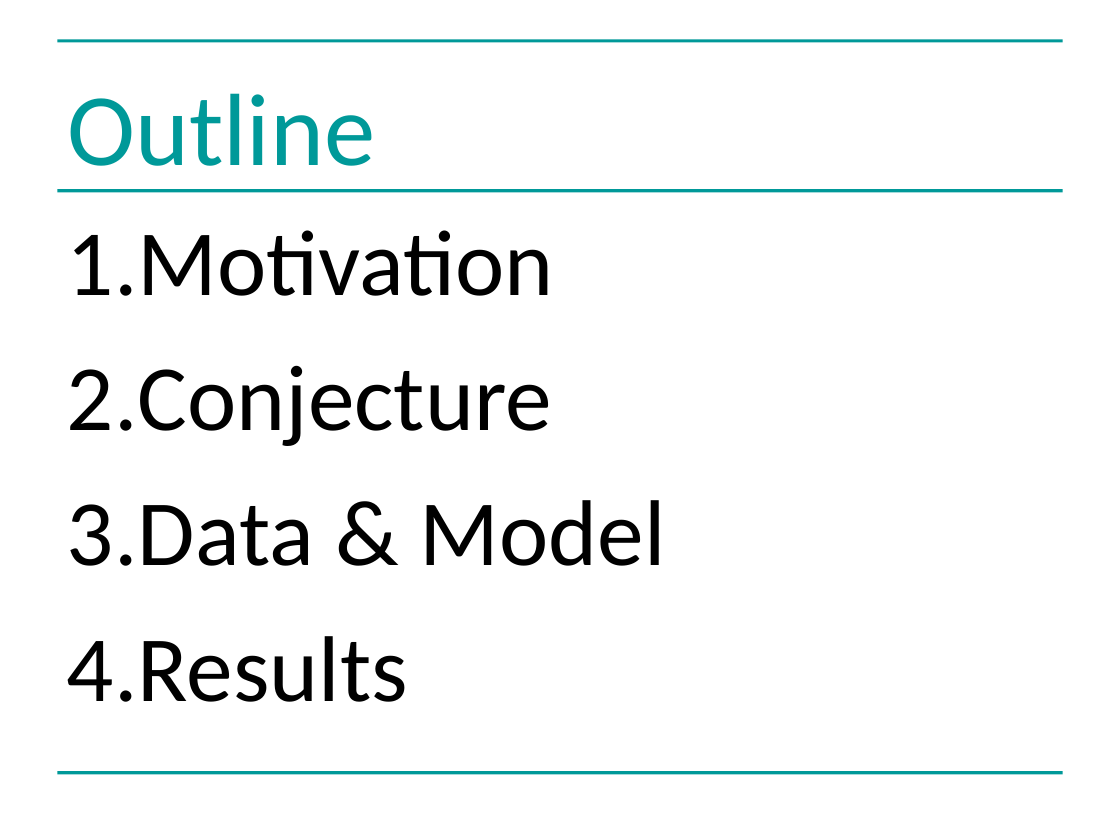
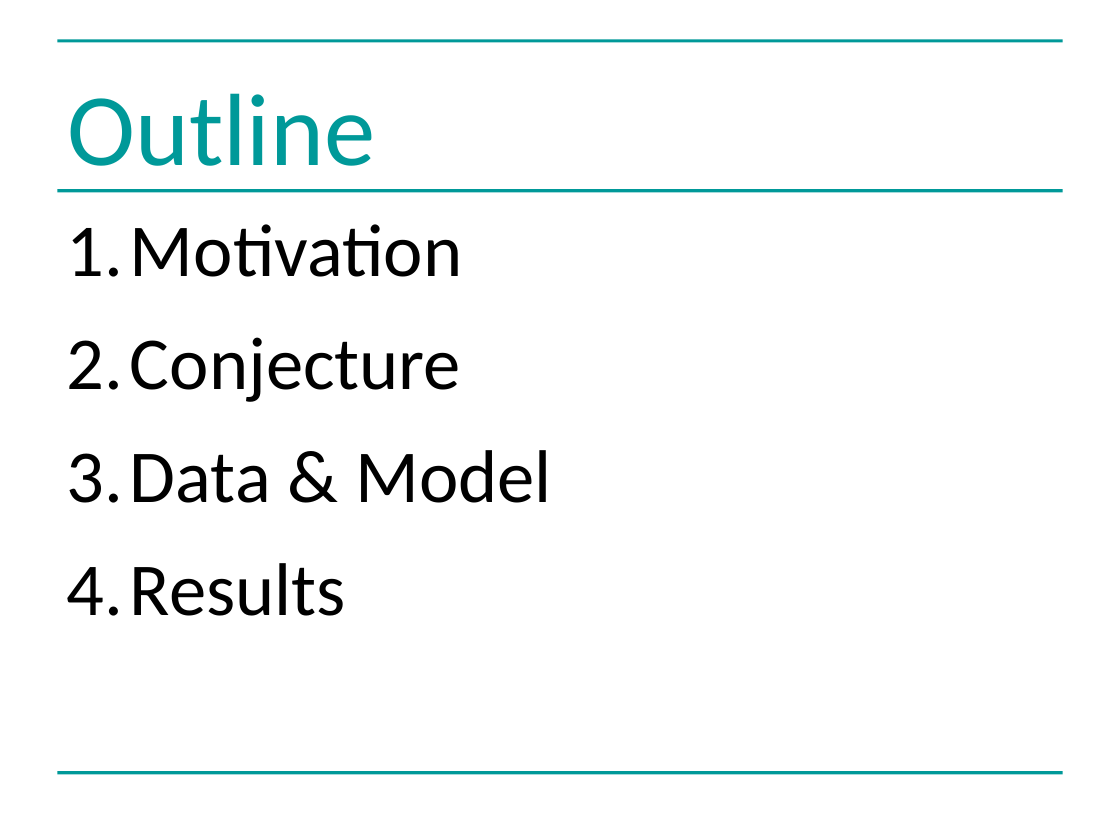
Before and after one commit to greenape/bsps2015, a slide deck: slide 2 of presentation/risky_aging_bsps.ppt. Drawn at 1120x840 pixels with LibreOffice and Linux fonts; fonts in the diff are those of the drawing. Boxes give left, top, right and bottom in pixels: in the first picture for what was removed or moved away, otherwise in the second. Text is boxed around its words. In the diff, an @@ line names an element or a change of style, - is before the commit and + after.

```diff
--- a/presentation/risky_aging_bsps.ppt
+++ b/presentation/risky_aging_bsps.ppt
@@ text "Motivation" at bbox=[67, 224, 551, 616]: size 60 to 48 pt @@
```
Also in this commit, not shown: 1 other file.
